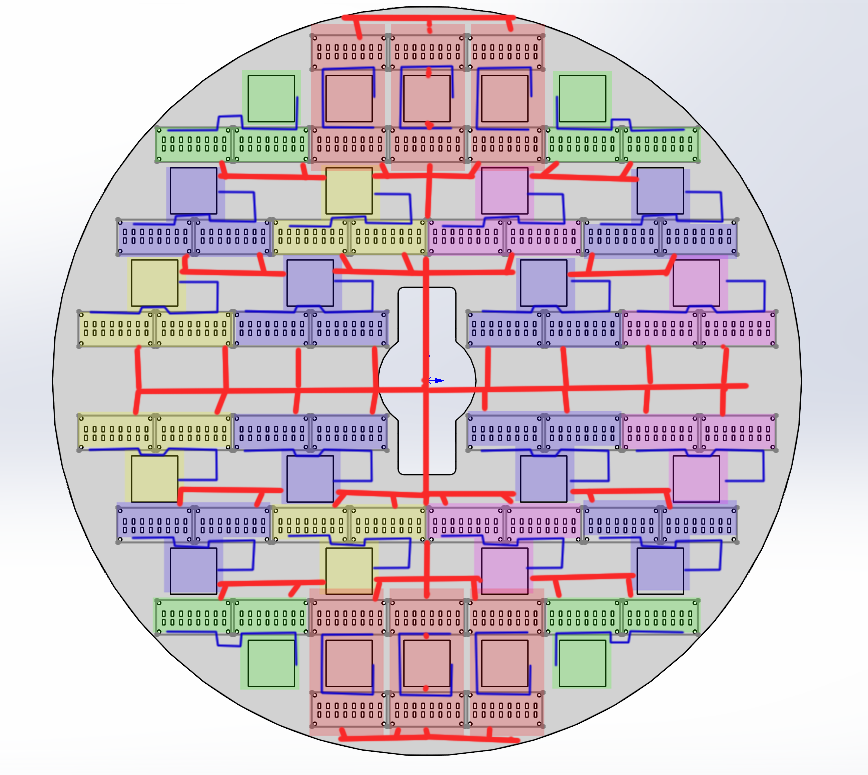
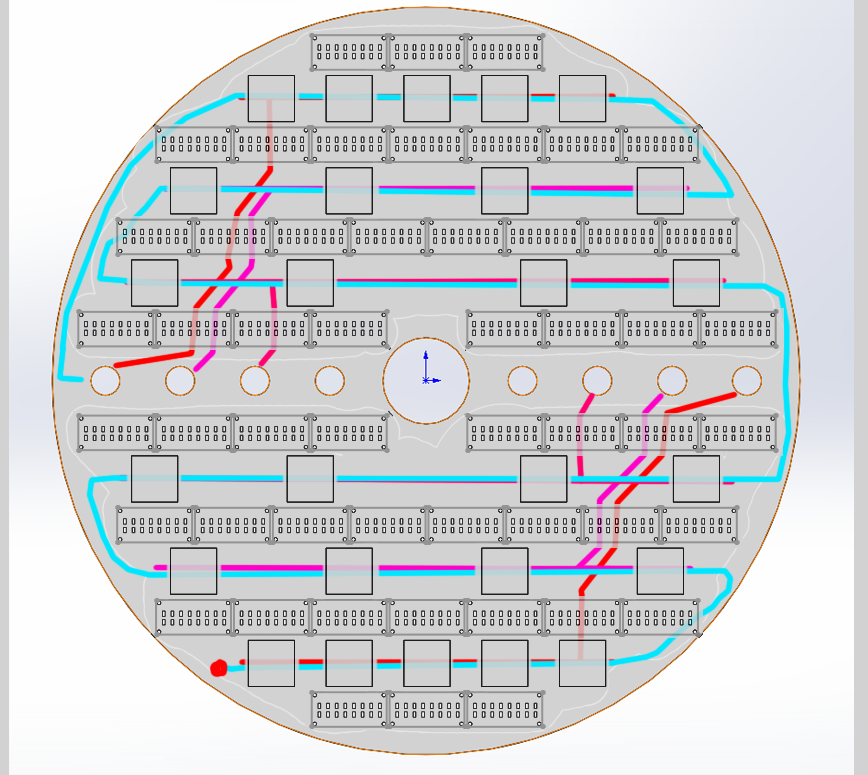
Revision of a layered (868, 775) image; what changed, layer by layer:
removed layer "power" over [132, 14, 750, 745]
"CAN": blend normal → hard mix, moved it into group "can" over [87, 64, 767, 698]
removed layer "矩形 1" (1st of 2) over [78, 411, 775, 736]
removed layer "矩形 1" (2nd of 2) over [80, 24, 775, 348]
removed layer "图层 1" over [0, 0, 868, 775]
added layer "主节点" (88%) above "外接板" over [126, 68, 724, 694]
added layer "外接板" (77%) above "布线" over [73, 31, 784, 730]
added group "布线" with 2 layers above "基板" over [56, 92, 793, 678]
added layer "can总布局" in group "布线" over [56, 92, 793, 678]
added layer "电源" in group "布线" over [112, 92, 739, 666]
added layer "基板" above "原图" over [0, 0, 868, 775]